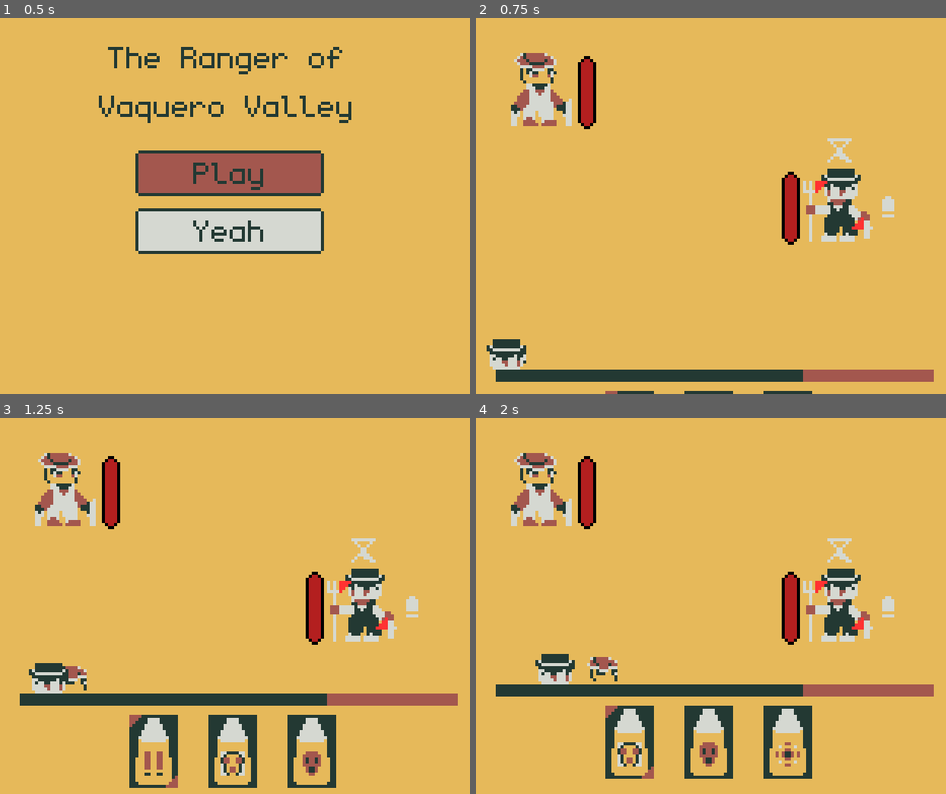
Above: before the commit, frames 1-4 (two rows, left to right).
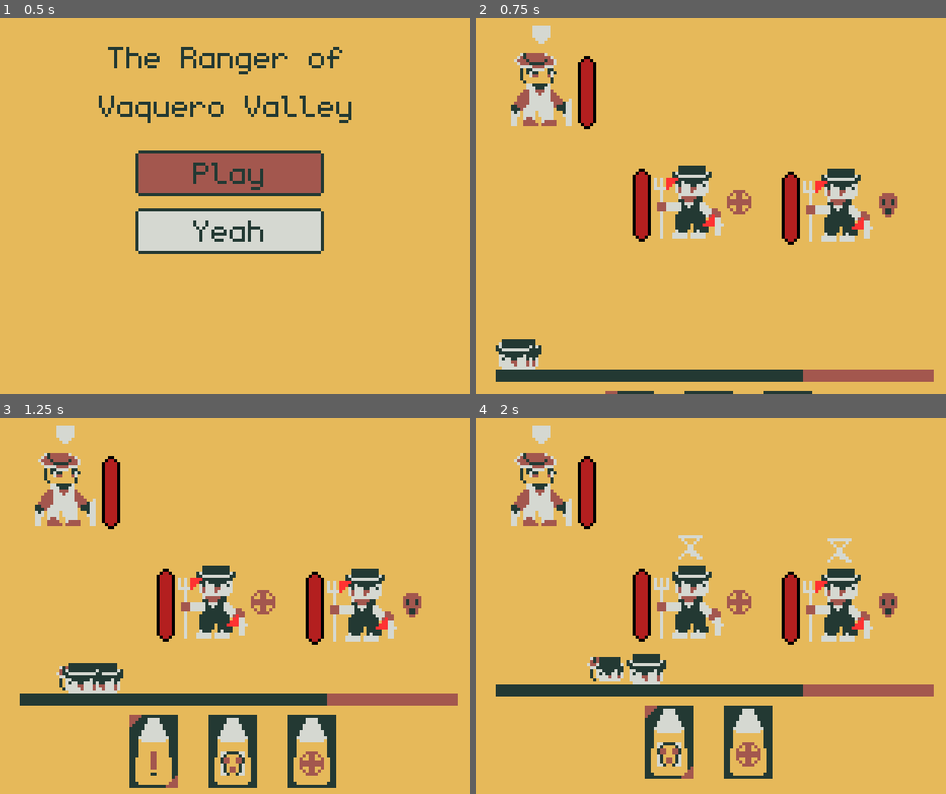
Above: after the commit, the same moments.

Repository: JohnathanRH/GBJAM
Game: Godot game, scene res://screens/main_menu/main_menu.tscn
Two runs of this game, one before a commit and one after it. Both use one fixed random seed, a clock stepped at 60 frames per second and the inputs below.
Inputs:
- Up to frame 1 (0.5 s): no input
- Up to frame 2 (0.75 s): tap Enter (A) at 0.5 s; hold D (pad_right) from 0.53 s (still down); hold Enter (A) from 0.53 s (still down)
- Up to frame 3 (1.25 s): keep holding D (pad_right); keep holding Enter (A); tap ' (B) at 0.8 s
- Up to frame 4 (2 s): release D (pad_right) at 1.28 s; release Enter (A) at 1.28 s; hold S (pad_down) from 1.28 s (still down); tap ' (B) at 1.35 s; tap Enter (A) at 1.55 s

Frame 1 is identical in both runs. In frame 2, 3.6% of the frame differs, in the area x 2-90%, y 2-94%; in frame 3, 4.9%; in frame 4, 9.3%, in the area x 11-90%, y 2-96%.

Commit message:
Stage 3 & 4

Diff:
--- a/wild-west/common/autoloads/global_audio.gd
+++ b/wild-west/common/autoloads/global_audio.gd
@@ -5,4 +5,4 @@
 func _ready() -> void:
 	var bgm = battle_bgm.instantiate() as AudioStreamPlayer
 	add_child(bgm)
-	#bgm.play()
+	bgm.play()
--- a/wild-west/common/autoloads/stages.gd
+++ b/wild-west/common/autoloads/stages.gd
@@ -3,7 +3,8 @@
 var stages: Array[Stage] = [
 	ResourceLoader.load("res://stages/stage_one/stage_one.tres"),
 	ResourceLoader.load("res://stages/stage_one/stage_two.tres"),
-
+	ResourceLoader.load("res://stages/stage_one/stage_three.tres"),
+	ResourceLoader.load("res://stages/stage_one/stage_four.tres")
 ]
 
 func fetch(index: int) -> Stage:
--- /dev/null
+++ b/wild-west/entities/enemy/boss_outlaw/boss_outlaw.tres
@@ -0,0 +1,15 @@
+[gd_resource type="Resource" script_class="EnemyResource" format=3 uid="uid://ce47gv3i7gegi"]
+
+[ext_resource type="Texture2D" uid="uid://b0fpco7cl3m63" path="res://entities/enemy/light_damage_outlaw/outlaw_1_icon.png" id="1_775ur"]
+[ext_resource type="Script" uid="uid://dh7bfboklvbvo" path="res://common/resources/enemy.gd" id="1_mgjtm"]
+[ext_resource type="PackedScene" uid="uid://d0nv5kjm7yvcq" path="res://props/intents/damage/medium_damage.tscn" id="2_mtsxg"]
+[ext_resource type="PackedScene" uid="uid://4e8pq15i4y15" path="res://props/intents/napalm/napalm_regular.tscn" id="3_5adni"]
+[ext_resource type="PackedScene" uid="uid://cjnpyg765ll5j" path="res://props/intents/slow/slow_medium.tscn" id="4_mtsxg"]
+
+[resource]
+script = ExtResource("1_mgjtm")
+intents = Array[PackedScene]([ExtResource("2_mtsxg"), ExtResource("3_5adni"), ExtResource("4_mtsxg")])
+max_hp = 25.0
+gauge_duration = 3.8
+gauge_icon = ExtResource("1_775ur")
+metadata/_custom_type_script = "uid://dh7bfboklvbvo"
--- /dev/null
+++ b/wild-west/entities/enemy/light_damage_outlaw/outlaw_1.tres
@@ -0,0 +1,12 @@
+[gd_resource type="Resource" script_class="EnemyResource" format=3 uid="uid://dmrvplukmp1ud"]
+
+[ext_resource type="Texture2D" uid="uid://b0fpco7cl3m63" path="res://entities/enemy/light_damage_outlaw/outlaw_1_icon.png" id="1_wwbgj"]
+[ext_resource type="PackedScene" uid="uid://82xv5ya3eubr" path="res://props/intents/damage/light_damage.tscn" id="2_mw5o6"]
+[ext_resource type="Script" uid="uid://dh7bfboklvbvo" path="res://common/resources/enemy.gd" id="3_6j31g"]
+
+[resource]
+script = ExtResource("3_6j31g")
+intents = Array[PackedScene]([ExtResource("2_mw5o6")])
+gauge_duration = 4.0
+gauge_icon = ExtResource("1_wwbgj")
+metadata/_custom_type_script = "uid://dh7bfboklvbvo"
--- /dev/null
+++ b/wild-west/entities/enemy/medium_damage_outlaw/medium_damage_outlaw.tres
@@ -0,0 +1,12 @@
+[gd_resource type="Resource" script_class="EnemyResource" format=3 uid="uid://d23dcdlfki2kt"]
+
+[ext_resource type="Script" uid="uid://dh7bfboklvbvo" path="res://common/resources/enemy.gd" id="1_1m06y"]
+[ext_resource type="Texture2D" uid="uid://b0fpco7cl3m63" path="res://entities/enemy/light_damage_outlaw/outlaw_1_icon.png" id="1_uuuyp"]
+[ext_resource type="PackedScene" uid="uid://d0nv5kjm7yvcq" path="res://props/intents/damage/medium_damage.tscn" id="2_uuuyp"]
+
+[resource]
+script = ExtResource("1_1m06y")
+intents = Array[PackedScene]([ExtResource("2_uuuyp")])
+max_hp = 14.0
+gauge_icon = ExtResource("1_uuuyp")
+metadata/_custom_type_script = "uid://dh7bfboklvbvo"
--- a/wild-west/entities/enemy/outlaw_1/outlaw_1.tres
+++ /dev/null
@@ -1,12 +0,0 @@
-[gd_resource type="Resource" script_class="EnemyResource" format=3 uid="uid://dmrvplukmp1ud"]
-
-[ext_resource type="Script" uid="uid://dh7bfboklvbvo" path="res://common/resources/enemy.gd" id="1_h0klq"]
-[ext_resource type="Texture2D" uid="uid://b0fpco7cl3m63" path="res://entities/enemy/outlaw_1/outlaw_1_icon.png" id="1_rronn"]
-[ext_resource type="PackedScene" uid="uid://82xv5ya3eubr" path="res://props/intents/damage/light_damage.tscn" id="2_f3e4f"]
-
-[resource]
-script = ExtResource("1_h0klq")
-intents = Array[PackedScene]([ExtResource("2_f3e4f")])
-gauge_duration = 6.5
-gauge_icon = ExtResource("1_rronn")
-metadata/_custom_type_script = "uid://dh7bfboklvbvo"
--- a/wild-west/entities/enemy/outlaw_2/outlaw_2.tres
+++ /dev/null
@@ -1,11 +0,0 @@
-[gd_resource type="Resource" script_class="EnemyResource" format=3 uid="uid://b6kfkfhxf8ydj"]
-
-[ext_resource type="Texture2D" uid="uid://b0fpco7cl3m63" path="res://entities/enemy/outlaw_1/outlaw_1_icon.png" id="1_7cqoo"]
-[ext_resource type="PackedScene" uid="uid://b283ihsivierj" path="res://props/intents/slow/slow_regular.tscn" id="1_no1pu"]
-[ext_resource type="Script" uid="uid://dh7bfboklvbvo" path="res://common/resources/enemy.gd" id="1_smlc8"]
-
-[resource]
-script = ExtResource("1_smlc8")
-intents = Array[PackedScene]([ExtResource("1_no1pu")])
-gauge_icon = ExtResource("1_7cqoo")
-metadata/_custom_type_script = "uid://dh7bfboklvbvo"
--- /dev/null
+++ b/wild-west/entities/enemy/slow_outlaw/outlaw_2.tres
@@ -0,0 +1,12 @@
+[gd_resource type="Resource" script_class="EnemyResource" format=3 uid="uid://b6kfkfhxf8ydj"]
+
+[ext_resource type="Texture2D" uid="uid://b0fpco7cl3m63" path="res://entities/enemy/light_damage_outlaw/outlaw_1_icon.png" id="1_65y2f"]
+[ext_resource type="PackedScene" uid="uid://b283ihsivierj" path="res://props/intents/slow/slow_regular.tscn" id="2_ix8it"]
+[ext_resource type="Script" uid="uid://dh7bfboklvbvo" path="res://common/resources/enemy.gd" id="3_c6j27"]
+
+[resource]
+script = ExtResource("3_c6j27")
+intents = Array[PackedScene]([ExtResource("2_ix8it")])
+gauge_duration = 4.8
+gauge_icon = ExtResource("1_65y2f")
+metadata/_custom_type_script = "uid://dh7bfboklvbvo"
--- a/wild-west/entities/player/default.tres
+++ b/wild-west/entities/player/default.tres
@@ -2,17 +2,14 @@
 
 [ext_resource type="PackedScene" uid="uid://cuaul7vq5wh00" path="res://props/bullets/desperado/desperado_regular.tscn" id="1_f25xh"]
 [ext_resource type="PackedScene" uid="uid://on5tcm7rsbvl" path="res://props/bullets/steady_aim/steady_aim_regular.tscn" id="2_g2swm"]
-[ext_resource type="PackedScene" uid="uid://cvnt4mur5gvc2" path="res://props/bullets/piercing_round/piercing_regular.tscn" id="3_dep3k"]
 [ext_resource type="PackedScene" uid="uid://86qyn4h1rpk5" path="res://props/bullets/buckshot/buckshot_regular.tscn" id="4_4rtdq"]
-[ext_resource type="PackedScene" uid="uid://c0id0ggnlo1jc" path="res://props/bullets/sawed_off/sawed_off_regular.tscn" id="5_haitf"]
 [ext_resource type="Script" uid="uid://ccpfjmgwt8haq" path="res://common/resources/player_resource.gd" id="5_pss8w"]
 [ext_resource type="PackedScene" uid="uid://bg7u8bfxkobu8" path="res://props/bullets/warning_shot/warning_shot_regular.tscn" id="6_c11tb"]
-[ext_resource type="PackedScene" uid="uid://by6crvnnen0rj" path="res://props/bullets/short_fuse/short_fuse_regular.tscn" id="7_pss8w"]
 [ext_resource type="Texture2D" uid="uid://bjcccini4uori" path="res://assets/TESTONLY/player_icon.png" id="8_pss8w"]
 
 [resource]
 script = ExtResource("5_pss8w")
-bullets = Array[PackedScene]([ExtResource("1_f25xh"), ExtResource("2_g2swm"), ExtResource("3_dep3k"), ExtResource("4_4rtdq"), ExtResource("5_haitf"), ExtResource("6_c11tb"), ExtResource("7_pss8w")])
+bullets = Array[PackedScene]([ExtResource("2_g2swm"), ExtResource("2_g2swm"), ExtResource("1_f25xh"), ExtResource("1_f25xh"), ExtResource("4_4rtdq"), ExtResource("4_4rtdq"), ExtResource("6_c11tb"), ExtResource("6_c11tb")])
 gauge_duration = 6.0
 gauge_icon = ExtResource("8_pss8w")
 metadata/_custom_type_script = "uid://dwfgbovhpre8f"
--- /dev/null
+++ b/wild-west/props/intents/damage/medium_damage.tscn
@@ -0,0 +1,10 @@
+[gd_scene format=3 uid="uid://d0nv5kjm7yvcq"]
+
+[ext_resource type="Script" uid="uid://de8y3dgkacd5c" path="res://props/intents/damage/damage_intent.gd" id="1_jb3rs"]
+[ext_resource type="Texture2D" uid="uid://c4i7wkdevburc" path="res://assets/TESTONLY/steady_aim.png" id="2_vbj5c"]
+
+[node name="MediumDamage" type="Node" unique_id=1606474334]
+script = ExtResource("1_jb3rs")
+damage = 4.0
+icon = ExtResource("2_vbj5c")
+metadata/_custom_type_script = "uid://de8y3dgkacd5c"
--- /dev/null
+++ b/wild-west/props/intents/napalm/napalm_intent.gd
@@ -0,0 +1,12 @@
+extends Intent
+class_name NapalmIntent
+
+var doc_scn = preload("res://props/status_effects/damage_over_cycle/doc_regular.tscn")
+@export var cycles: int = 2
+
+func Enter() -> void:
+	if player.vulnerable:
+		var doc: DamageOverCycle = doc_scn.instantiate()
+		doc.cycle = cycles
+		doc.damage = 1.0
+		player.receive_status(doc)
--- /dev/null
+++ b/wild-west/props/intents/napalm/napalm_regular.tscn
@@ -0,0 +1,9 @@
+[gd_scene format=3 uid="uid://4e8pq15i4y15"]
+
+[ext_resource type="Script" uid="uid://1kgkssmbpxo2" path="res://props/intents/napalm/napalm_intent.gd" id="1_k1uks"]
+[ext_resource type="Texture2D" uid="uid://dmf5ffklbdoml" path="res://assets/TESTONLY/doc_icon.png" id="2_qhfbd"]
+
+[node name="NapalmRegular" type="Node" unique_id=1266930624]
+script = ExtResource("1_k1uks")
+icon = ExtResource("2_qhfbd")
+metadata/_custom_type_script = "uid://1kgkssmbpxo2"
--- /dev/null
+++ b/wild-west/props/intents/slow/slow_medium.tscn
@@ -0,0 +1,11 @@
+[gd_scene format=3 uid="uid://cjnpyg765ll5j"]
+
+[ext_resource type="Script" uid="uid://bq0b5sv8qql0r" path="res://props/intents/slow/slow_intent.gd" id="1_6qoqs"]
+[ext_resource type="Texture2D" uid="uid://d2ak7pgx2ym65" path="res://assets/TESTONLY/warning_shot.png" id="2_6xprf"]
+
+[node name="SlowMedium" type="Node" unique_id=1142549244]
+script = ExtResource("1_6qoqs")
+speed_scale = 0.1
+duration = 2.0
+icon = ExtResource("2_6xprf")
+metadata/_custom_type_script = "uid://bq0b5sv8qql0r"
--- a/wild-west/save_files/my_save.tres
+++ b/wild-west/save_files/my_save.tres
@@ -1,9 +1,10 @@
-[gd_resource type="Resource" script_class="SaveFile" format=3 uid="uid://dkeal2uq5hapm"]
+[gd_resource type="Resource" script_class="SaveFile" format=3]
 
-[ext_resource type="Resource" uid="uid://bp4b74uqyp4qa" path="res://entities/player/default.tres" id="1_tak3b"]
-[ext_resource type="Script" uid="uid://j5umjqs4dddh" path="res://common/resources/save_file.gd" id="2_j2gni"]
+[ext_resource type="Resource" path="res://entities/player/default.tres" id="1_tak3b"]
+[ext_resource type="Script" path="res://common/resources/save_file.gd" id="2_j2gni"]
 
 [resource]
 script = ExtResource("2_j2gni")
 player_resource = ExtResource("1_tak3b")
+stage_number = 3
 metadata/_custom_type_script = "uid://j5umjqs4dddh"
--- a/wild-west/screens/bullet_pick/bullet_pick.tscn
+++ b/wild-west/screens/bullet_pick/bullet_pick.tscn
@@ -9,10 +9,12 @@
 [ext_resource type="PackedScene" uid="uid://bg7u8bfxkobu8" path="res://props/bullets/warning_shot/warning_shot_regular.tscn" id="5_pupa4"]
 [ext_resource type="PackedScene" uid="uid://cuaul7vq5wh00" path="res://props/bullets/desperado/desperado_regular.tscn" id="6_h8eai"]
 [ext_resource type="Texture2D" uid="uid://dd1tf6kisbdxa" path="res://assets/TESTONLY/bg.png" id="7_5nku0"]
+[ext_resource type="PackedScene" uid="uid://by6crvnnen0rj" path="res://props/bullets/short_fuse/short_fuse_regular.tscn" id="7_pupa4"]
+[ext_resource type="PackedScene" uid="uid://c0id0ggnlo1jc" path="res://props/bullets/sawed_off/sawed_off_regular.tscn" id="8_h8eai"]
 
 [node name="BulletPick" type="Node2D" unique_id=2102221851]
 script = ExtResource("1_jsny2")
-loot_pool = Array[PackedScene]([ExtResource("2_myd5j"), ExtResource("3_5nku0"), ExtResource("4_tybtc"), ExtResource("5_pupa4"), ExtResource("6_h8eai")])
+loot_pool = Array[PackedScene]([ExtResource("2_myd5j"), ExtResource("3_5nku0"), ExtResource("4_tybtc"), ExtResource("5_pupa4"), ExtResource("6_h8eai"), ExtResource("7_pupa4"), ExtResource("8_h8eai")])
 
 [node name="Sprite2D" type="Sprite2D" parent="." unique_id=1657539879]
 position = Vector2(80, 72.00001)
--- /dev/null
+++ b/wild-west/stages/stage_one/stage_four.tres
@@ -0,0 +1,11 @@
+[gd_resource type="Resource" script_class="Stage" format=3 uid="uid://bj07ildcbgh2c"]
+
+[ext_resource type="Script" uid="uid://dh7bfboklvbvo" path="res://common/resources/enemy.gd" id="1_7a8cj"]
+[ext_resource type="Script" uid="uid://dg4igk8l7o12j" path="res://common/resources/stage.gd" id="2_8a7ln"]
+[ext_resource type="Resource" uid="uid://ce47gv3i7gegi" path="res://entities/enemy/boss_outlaw/boss_outlaw.tres" id="2_ok0du"]
+[ext_resource type="Resource" uid="uid://d23dcdlfki2kt" path="res://entities/enemy/medium_damage_outlaw/medium_damage_outlaw.tres" id="3_qtu1y"]
+
+[resource]
+script = ExtResource("2_8a7ln")
+enemies = Array[ExtResource("1_7a8cj")]([ExtResource("2_ok0du"), ExtResource("3_qtu1y")])
+metadata/_custom_type_script = "uid://dg4igk8l7o12j"
--- a/wild-west/stages/stage_one/stage_one.tres
+++ b/wild-west/stages/stage_one/stage_one.tres
@@ -2,7 +2,7 @@
 
 [ext_resource type="Script" uid="uid://dh7bfboklvbvo" path="res://common/resources/enemy.gd" id="1_camvl"]
 [ext_resource type="Script" uid="uid://dg4igk8l7o12j" path="res://common/resources/stage.gd" id="2_5rju1"]
-[ext_resource type="Resource" uid="uid://dmrvplukmp1ud" path="res://entities/enemy/outlaw_1/outlaw_1.tres" id="2_wyymo"]
+[ext_resource type="Resource" uid="uid://dmrvplukmp1ud" path="res://entities/enemy/light_damage_outlaw/outlaw_1.tres" id="2_wyymo"]
 
 [resource]
 script = ExtResource("2_5rju1")
--- /dev/null
+++ b/wild-west/stages/stage_one/stage_three.tres
@@ -0,0 +1,11 @@
+[gd_resource type="Resource" script_class="Stage" format=3 uid="uid://4lfa2m37kvvt"]
+
+[ext_resource type="Script" uid="uid://dh7bfboklvbvo" path="res://common/resources/enemy.gd" id="1_5iy0f"]
+[ext_resource type="Script" uid="uid://dg4igk8l7o12j" path="res://common/resources/stage.gd" id="2_4mqdq"]
+[ext_resource type="Resource" uid="uid://d23dcdlfki2kt" path="res://entities/enemy/medium_damage_outlaw/medium_damage_outlaw.tres" id="2_e5sj7"]
+[ext_resource type="Resource" uid="uid://dmrvplukmp1ud" path="res://entities/enemy/light_damage_outlaw/outlaw_1.tres" id="3_co1r8"]
+
+[resource]
+script = ExtResource("2_4mqdq")
+enemies = Array[ExtResource("1_5iy0f")]([ExtResource("2_e5sj7"), ExtResource("3_co1r8"), ExtResource("3_co1r8")])
+metadata/_custom_type_script = "uid://dg4igk8l7o12j"
--- a/wild-west/stages/stage_one/stage_two.tres
+++ b/wild-west/stages/stage_one/stage_two.tres
@@ -2,8 +2,8 @@
 
 [ext_resource type="Script" uid="uid://dh7bfboklvbvo" path="res://common/resources/enemy.gd" id="1_w8c2i"]
 [ext_resource type="Script" uid="uid://dg4igk8l7o12j" path="res://common/resources/stage.gd" id="2_h634b"]
-[ext_resource type="Resource" uid="uid://dmrvplukmp1ud" path="res://entities/enemy/outlaw_1/outlaw_1.tres" id="2_id34f"]
-[ext_resource type="Resource" uid="uid://b6kfkfhxf8ydj" path="res://entities/enemy/outlaw_2/outlaw_2.tres" id="3_0kmsj"]
+[ext_resource type="Resource" uid="uid://dmrvplukmp1ud" path="res://entities/enemy/light_damage_outlaw/outlaw_1.tres" id="2_id34f"]
+[ext_resource type="Resource" uid="uid://b6kfkfhxf8ydj" path="res://entities/enemy/slow_outlaw/outlaw_2.tres" id="3_0kmsj"]
 
 [resource]
 script = ExtResource("2_h634b")
Binary file added: wild-west/assets/TESTONLY/napalm.png
Not shown, added: wild-west/assets/TESTONLY/napalm.png.import
Renamed: wild-west/entities/enemy/outlaw_1/Outlaw1.png -> wild-west/entities/enemy/light_damage_outlaw/Outlaw1.png
Not shown, changed: wild-west/entities/enemy/light_damage_outlaw/Outlaw1.png.import
Renamed: wild-west/entities/enemy/outlaw_1/outlaw_1_icon.png -> wild-west/entities/enemy/light_damage_outlaw/outlaw_1_icon.png
Not shown, changed: wild-west/entities/enemy/light_damage_outlaw/outlaw_1_icon.png.import
Not shown, added: wild-west/props/intents/napalm/napalm_intent.gd.uid
